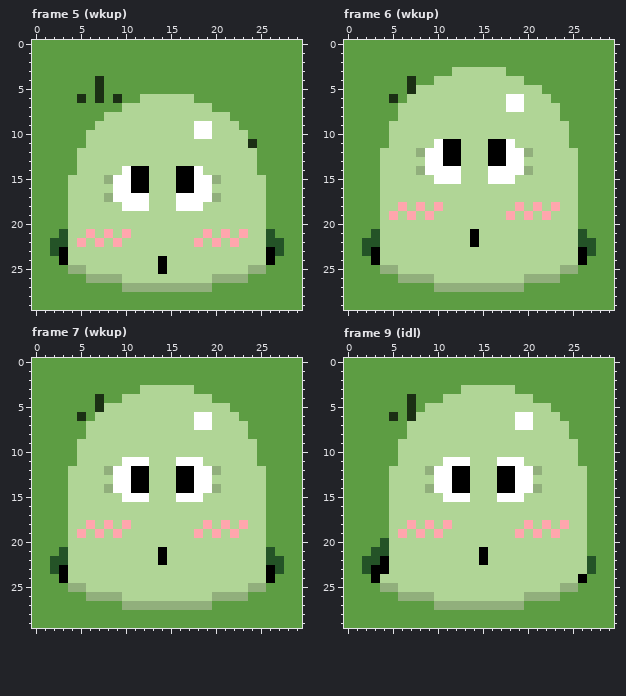
Pixel-art file, stored at resource_original/art/step_mole/step_mole_target.aseprite. Above is the file before it was changed.
30x30 pixels, 23 frames. Shown: frame 5 (wkup), frame 6 (wkup), frame 7 (wkup), frame 9 (idl). The commit also changed other frames, which this record leaves out.
After:
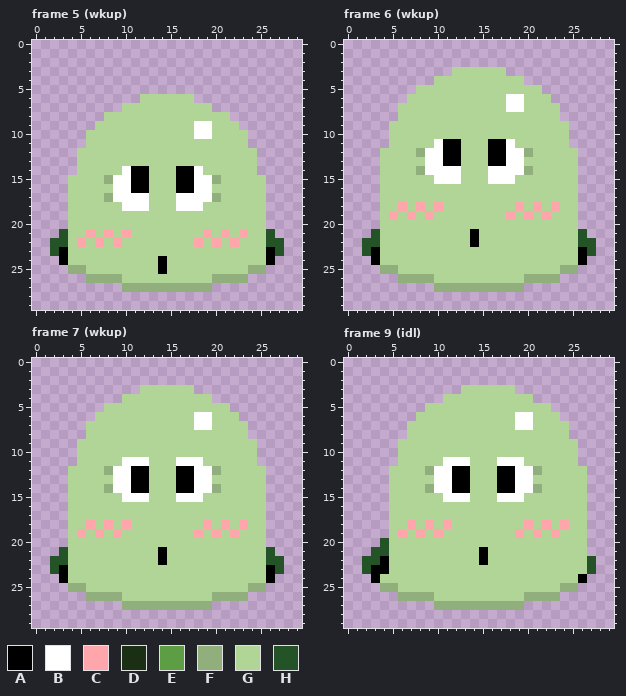
Palette (. is transparent): A #000000  B #ffffff  C #ffa6ad  D #1b2f14  E #5d9d43  F #91af7c  G #b0d596  H #245327
Diff:
layer "bg" now hidden
layer "guide" now hidden
Changed rows in their new state; - is an unchanged pixel.
Frame 5 (wkup):
first column x 0:
 0 ..............................
 1 ..............................
 2 ..............................
 3 ..............................
 4 ..............................
 5 ..............................
 6 ............------............
 7 ..........----------..........
 8 ........--------------........
 9 .......----------------.......
10 ......------------------......
11 ......------------------......
12 .....--------------------.....
13 .....--------------------.....
14 .....--------------------.....
15 ....----------------------....
16 ....----------------------....
17 ....----------------------....
18 ....----------------------....
19 ....----------------------....
20 ....----------------------....
21 ...------------------------...
22 ..--------------------------..
23 ..--------------------------..
24 ...------------------------...
25 ....----------------------....
26 ......------------------......
27 ..........----------..........
28 ..............................
29 ..............................
Frame 6 (wkup):
first column x 0:
 0 ..............................
 1 ..............................
 2 ..............................
 3 ............------............
 4 ..........----------..........
 5 ........--------------........
 6 .......----------------.......
 7 ......------------------......
 8 ......------------------......
 9 .....--------------------.....
10 .....--------------------.....
11 .....--------------------.....
12 ....----------------------....
13 ....----------------------....
14 ....----------------------....
15 ....----------------------....
16 ....----------------------....
17 ....----------------------....
18 ....----------------------....
19 ....----------------------....
20 ....----------------------....
21 ...------------------------...
22 ..--------------------------..
23 ..--------------------------..
24 ...------------------------...
25 ....----------------------....
26 ......------------------......
27 ..........----------..........
28 ..............................
29 ..............................
Frame 7 (wkup): the same change as frame 6 (wkup)
Frame 9 (idl):
first column x 0:
 0 ..............................
 1 ..............................
 2 ..............................
 3 .............------...........
 4 ...........----------.........
 5 .........--------------.......
 6 ........----------------......
 7 .......------------------.....
 8 .......------------------.....
 9 ......--------------------....
10 ......--------------------....
11 ......--------------------....
12 .....----------------------...
13 .....----------------------...
14 .....----------------------...
15 .....----------------------...
16 .....----------------------...
17 .....----------------------...
18 .....----------------------...
19 .....----------------------...
20 ....-----------------------...
21 ...------------------------...
22 ..--------------------------..
23 ..--------------------------..
24 ...------------------------...
25 ....----------------------....
26 ......------------------......
27 ..........----------..........
28 ..............................
29 ..............................
Pixel boxes of the changes (left, top, right, bottom) in both pictures:
erased: (32, 40, 302, 310)
erased: (344, 40, 614, 310)
erased: (32, 358, 302, 628)
erased: (344, 358, 614, 628)
